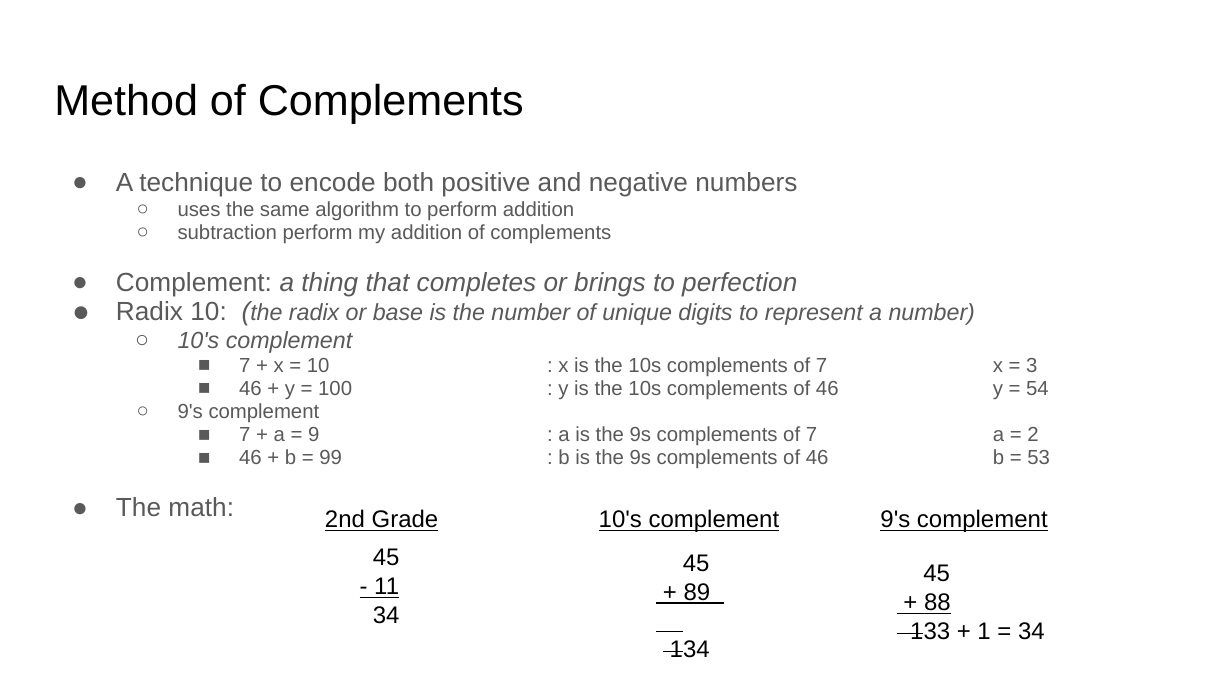
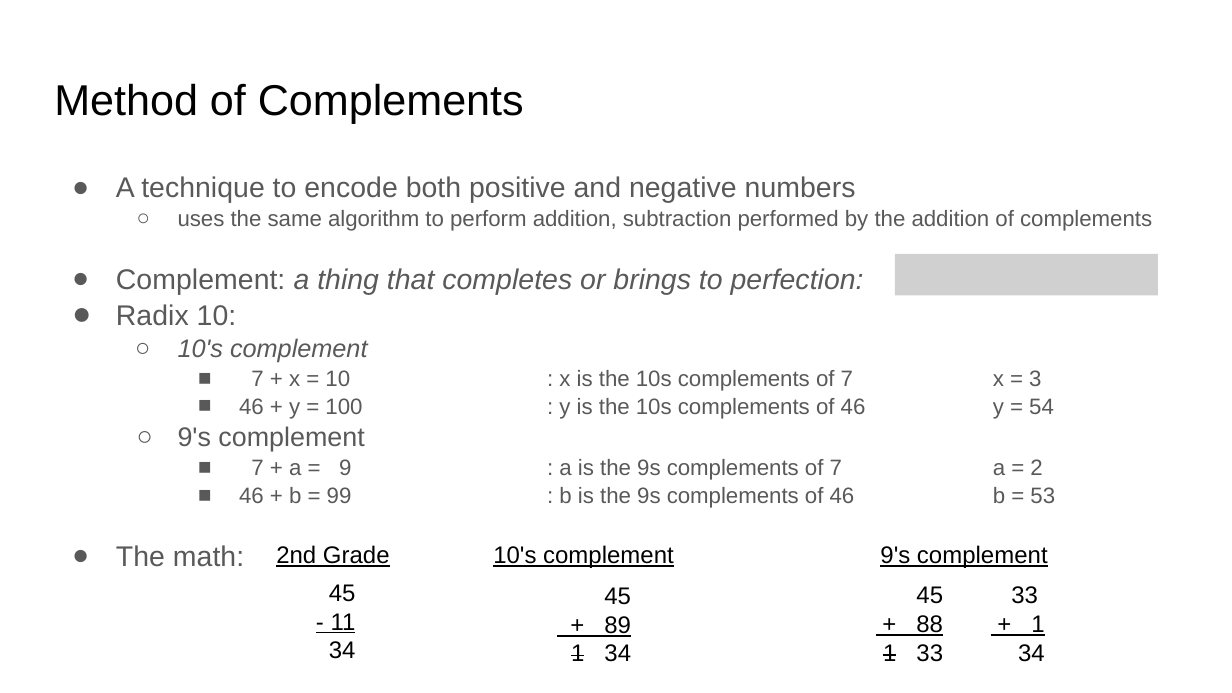
Before and after one commit to COMP122/comp122-s23, a slide deck: slide 6 of format-encodings/documents/ARCHIVE/base10-mathematical-review.pptx. Drawn at 1232x693 pixels with LibreOffice and Linux fonts; fonts in the diff are those of the drawing; grey boxes stand for pictures. Boxes give left, top, right and bottom in pixels: in the first picture for what was removed or moved away, otherwise in the second. Text is boxed around its words. In the diff, an @@ line names an element or a change of style, - is before the commit and + after.

```diff
--- a/format-encodings/documents/ARCHIVE/base10-mathematical-review.pptx
+++ b/format-encodings/documents/ARCHIVE/base10-mathematical-review.pptx
@@ text at bbox=[116, 176, 1055, 567]: size 15.3 to 16.6 pt in "A technique to encode both positive and ...", "The math:"; size 13.6 to 14.8 pt in "10's complement"; size 11.9 to 12.9 pt in "7 + x = 10 : x ...", "46 + y = 100 : y ...", "7 + a = 9 : a ...", "46 + b = 99 : b ..."; size 11.9 to 15.7 pt in "9's complement"; line spacing 0.95 to 1.05 @@
@@ text at bbox=[116, 210, 1152, 326]: text changed; size 11.9 to 12.9 pt; italic off @@
-  ○ uses the same algorithm to perform addition
-  ○ subtraction perform my addition of complements
-● Complement: a thing that completes or brings to perfection
-● Radix 10: (the radix or base is the number of unique digits to represent a number)
+  ○ uses the same algorithm to perform addition, subtraction performed by the addition of complements
+● Complement: a thing that completes or brings to perfection:
+● Radix 10:
@@ picture added at bbox=[894, 254, 1158, 296] @@
@@ text "2nd Grade": place and size @@
-text "2nd Grade" at bbox=[325, 509, 439, 531]
+text "2nd Grade" at bbox=[276, 545, 390, 567]
@@ text "10's complement": place and size @@
-text "10's complement" at bbox=[599, 509, 780, 532]
+text "10's complement" at bbox=[493, 545, 674, 568]
@@ text "9's complement": place and size @@
-text "9's complement" at bbox=[880, 509, 1048, 532]
+text "9's complement" at bbox=[880, 545, 1048, 568]
@@ text "45": place and size @@
-text "45" at bbox=[373, 548, 400, 624]
+text "45" at bbox=[329, 584, 356, 659]
@@ text "45" at bbox=[329, 584, 356, 659]: alignment left to right @@
@@ text "45": place and size @@
-text "45" at bbox=[670, 554, 711, 658]
+text "45" at bbox=[571, 587, 631, 662]
@@ text "45": place and size @@
-text "45" at bbox=[910, 564, 1045, 640]
+text "45" at bbox=[883, 586, 943, 662]
@@ text at bbox=[604, 587, 631, 637]: alignment left to right @@
@@ text at bbox=[916, 586, 943, 636]: alignment left to right @@
@@ text added at bbox=[1011, 586, 1045, 662], 14 pt, text #000000 @@
+33
++ 1
+34
@@ text at bbox=[571, 644, 631, 662]: text changed @@
-134
+1 34
@@ text at bbox=[883, 644, 943, 662]: text changed @@
-133 + 1 = 34
+1 33
```
Also in this commit, not shown: 5 other slides changed, 9 other files.
